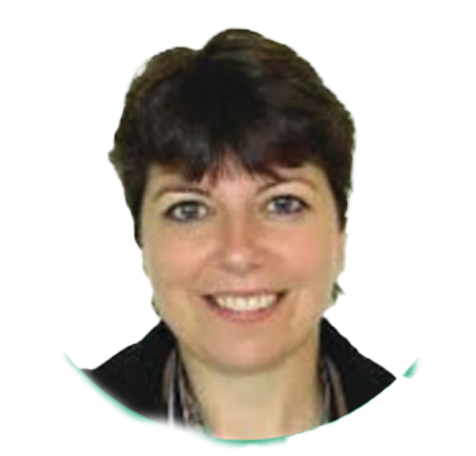
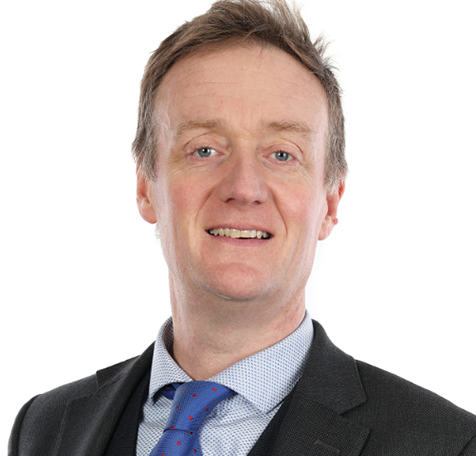
Two versions of the same layered image (476px x 456px). Layer-by-layer changes:
added layer "Mr Martin Nuttall" above "Mr Mark Lynch" over left=7, top=0, right=476, bottom=456
hid "Layer 2" over left=54, top=20, right=427, bottom=453